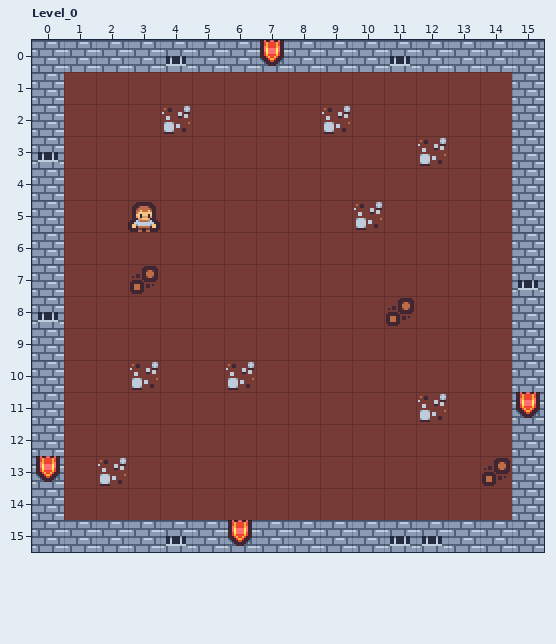
LDtk project: assets/resources/map_test.ldtk. That is the earlier state.
Cells are 16x16 px. Shown: Level_0 x 0..15, y 0..15. The commit also changed other parts of the map, which this record leaves out.
New version:
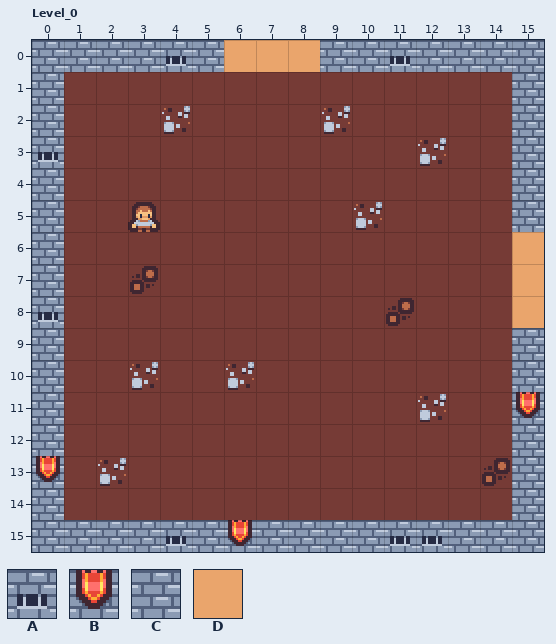
Key: from "Kenny_dungeon_walls": A 28, B 29, C 40, D 48.
_ is an empty cell.
Change:
Layer "Tiles":
The author changed tile A to tile D in row 7 at x 15.
The author changed tile B to tile D in row 0 at x 7.
The author changed tile C to tile D in row 0 at x 6 and 8; in row 6 at x 15; in row 8 at x 15.
